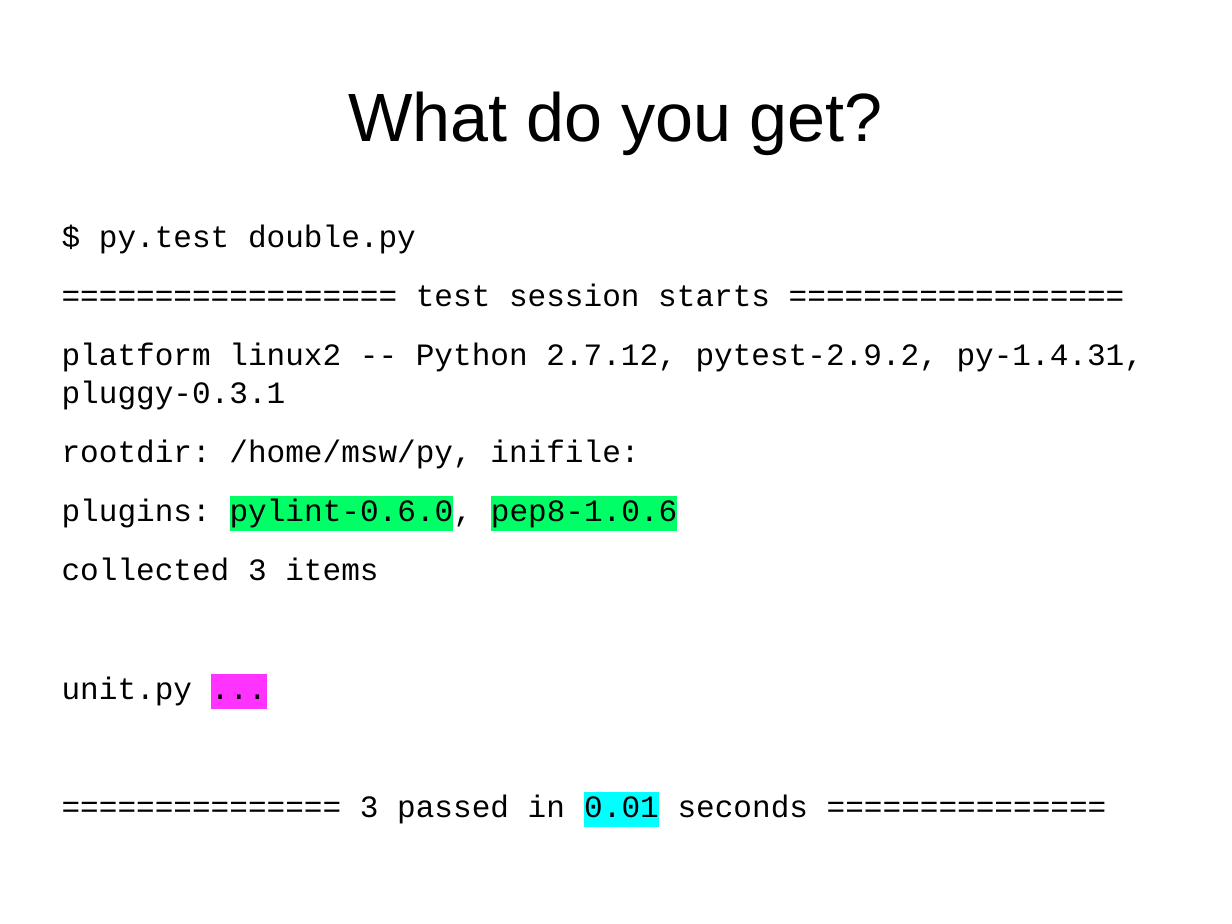
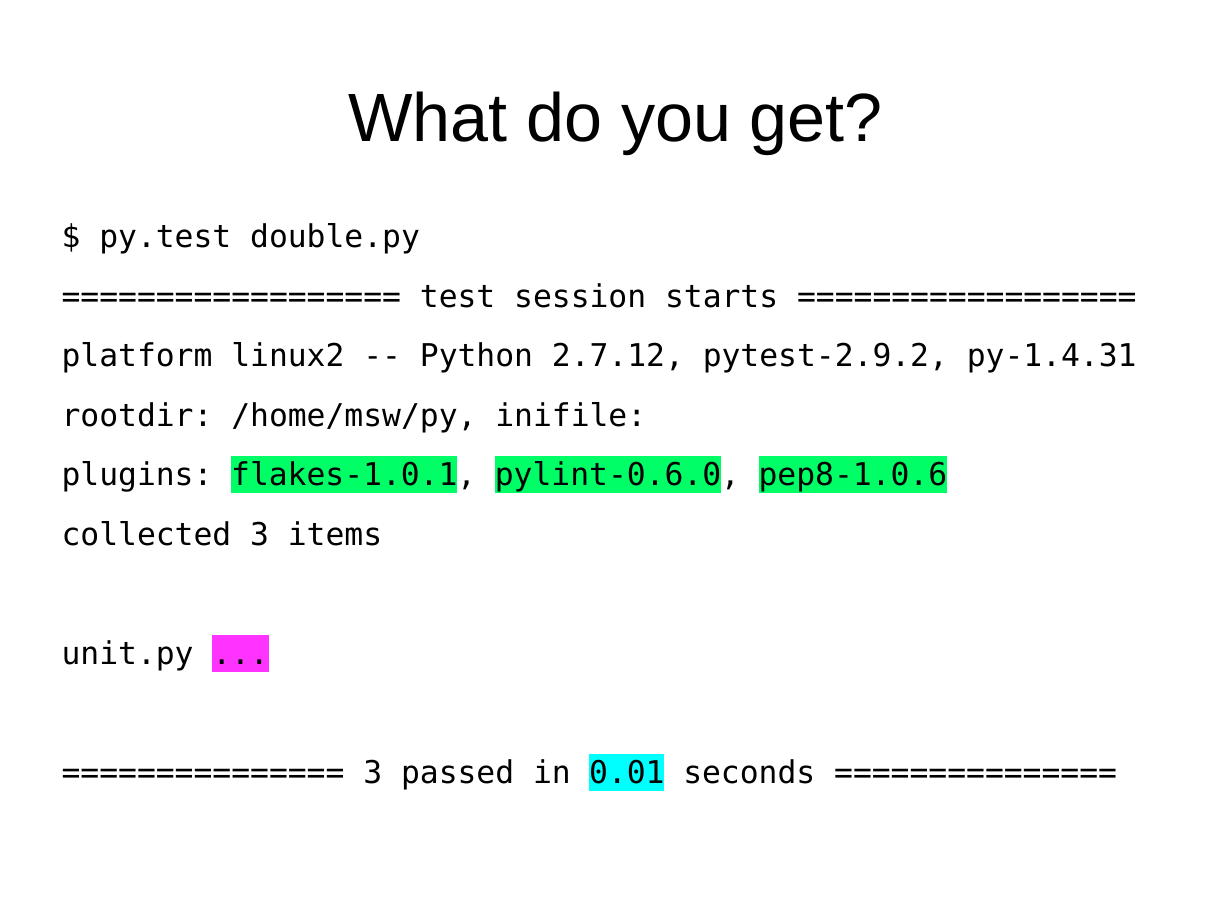
Before and after one commit to mwartell/unittest, a slide deck: slide 4 of unit-testing.odp. Drawn at 1232x924 pixels with LibreOffice and Linux fonts; fonts in the diff are those of the drawing. Boxes give left, top, right and bottom in pixels: in the first picture for what was removed or moved away, otherwise in the second. Text is boxed around its words. In the diff, an @@ line names an element or a change of style, - is before the commit and + after.

```diff
--- a/unit-testing.odp
+++ b/unit-testing.odp
@@ text at (62,223,815,789): size 20 to 20.1 pt, font Courier New to DejaVu Sans Mono in "$ py.test double.py", "================== test session starts ==================", "rootdir: /home/msw/py, inifile:", "collected 3 items" and 2 more places @@
@@ text at (62,342,1137,372): text changed; size 20 to 20.1 pt; font Courier New to DejaVu Sans Mono @@
-platform linux2 -- Python 2.7.12, pytest-2.9.2, py-1.4.31, pluggy-0.3.1
+platform linux2 -- Python 2.7.12, pytest-2.9.2, py-1.4.31
@@ text at (62,460,948,492): text changed; size 20 to 20.1 pt; font Courier New to DejaVu Sans Mono @@
-plugins: pylint-0.6.0, pep8-1.0.6
+plugins: flakes-1.0.1, pylint-0.6.0, pep8-1.0.6
```
Also in this commit, not shown: 4 other slides changed, 2 slides added, 1 other file.
